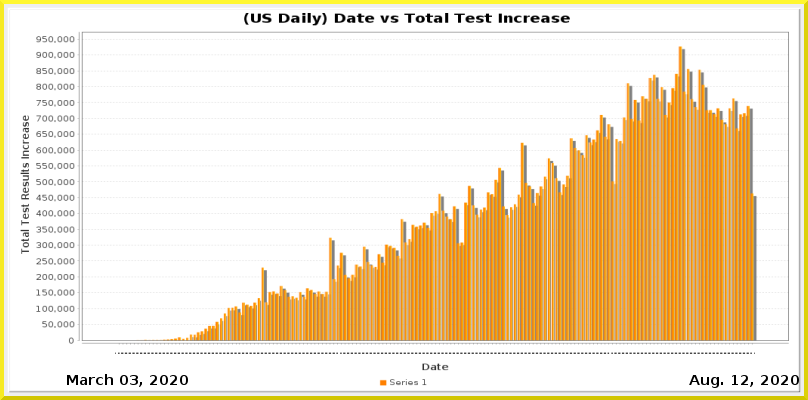
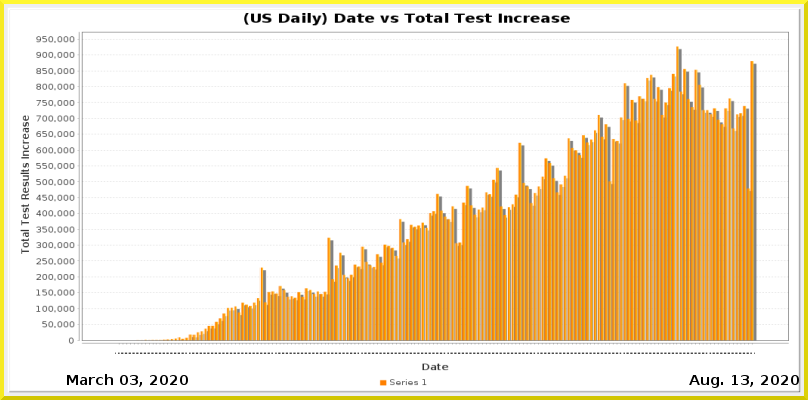
Two versions of the same layered image (w=808, h=400). Layer-by-layer changes:
painted on "Current Date" over [left=741, top=375, right=749, bottom=385]
painted on "Date_vs_TestIncrease.png" over [left=140, top=46, right=757, bottom=354]
